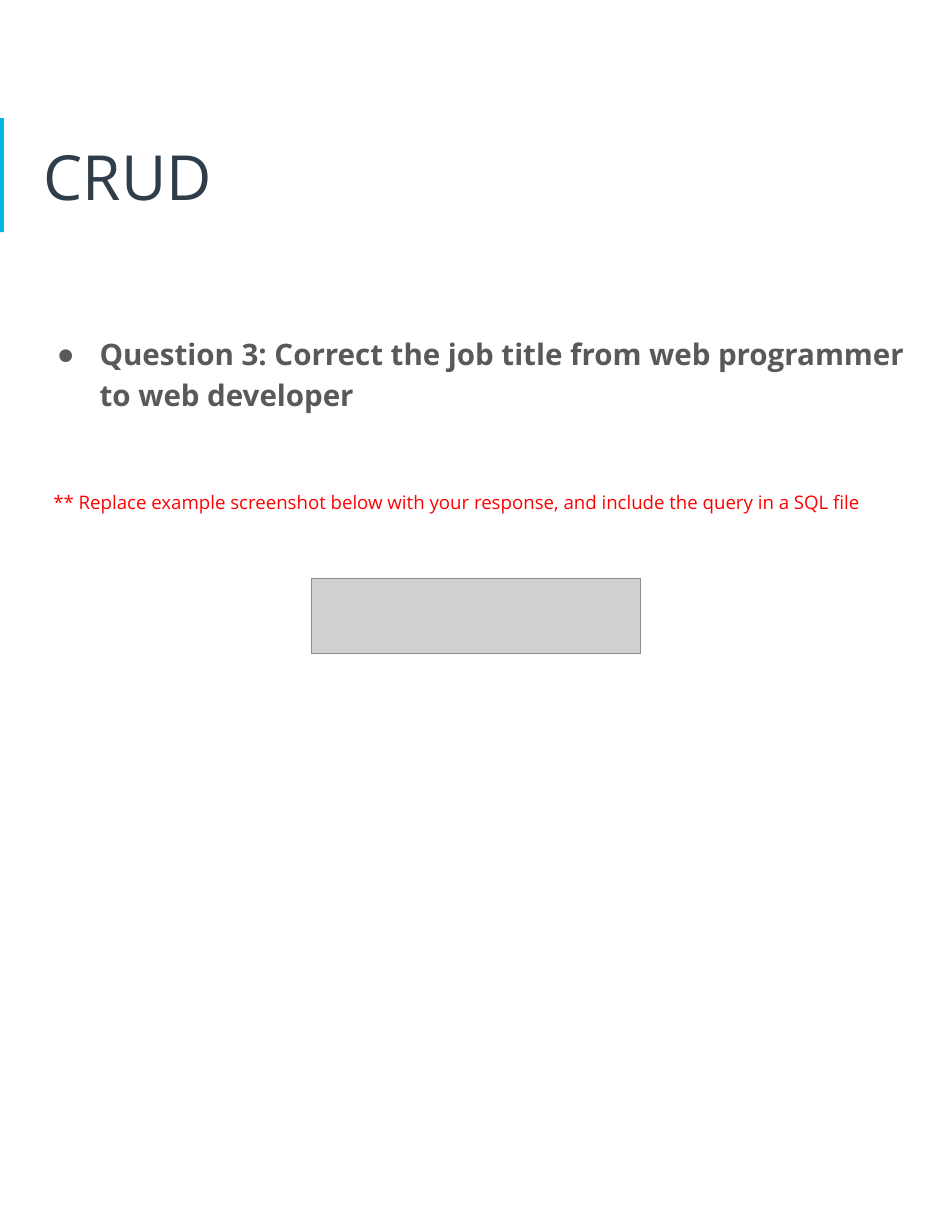
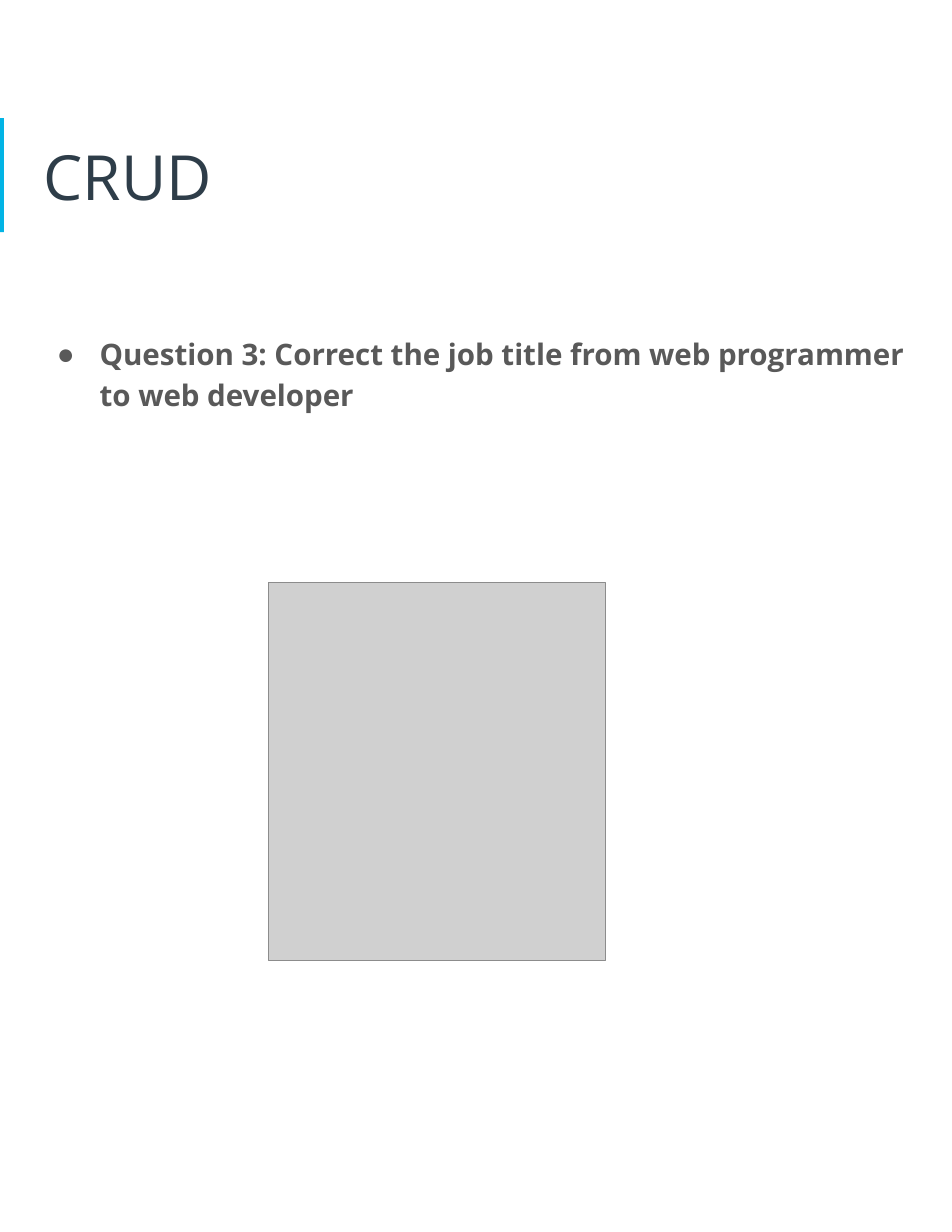
Before and after one commit to MartyP233/data-architecture-nanodegree, a slide deck: slide 19 of assignments/HR Database/project submission.pptx (slide 20 before the commit). Drawn at 952x1232 pixels with LibreOffice and Linux fonts; fonts in the diff are those of the drawing; grey boxes stand for pictures. Boxes give left, top, right and bottom in pixels: in the first picture for what was removed or moved away, otherwise in the second. Text is boxed around its words. In the diff, an @@ line names an element or a change of style, - is before the commit and + after.

```diff
--- a/assignments/HR Database/project submission.pptx
+++ b/assignments/HR Database/project submission.pptx
@@ text at <box>79,494,859,514</box>: paragraph removed @@
-** Replace example screenshot below with your response, and include the query in a SQL file
@@ picture added at <box>269,582,606,961</box> @@
@@ picture removed at <box>311,579,641,654</box> @@
```
Also in this commit, not shown: 6 other slides changed, 1 slide removed, 3 other files.
